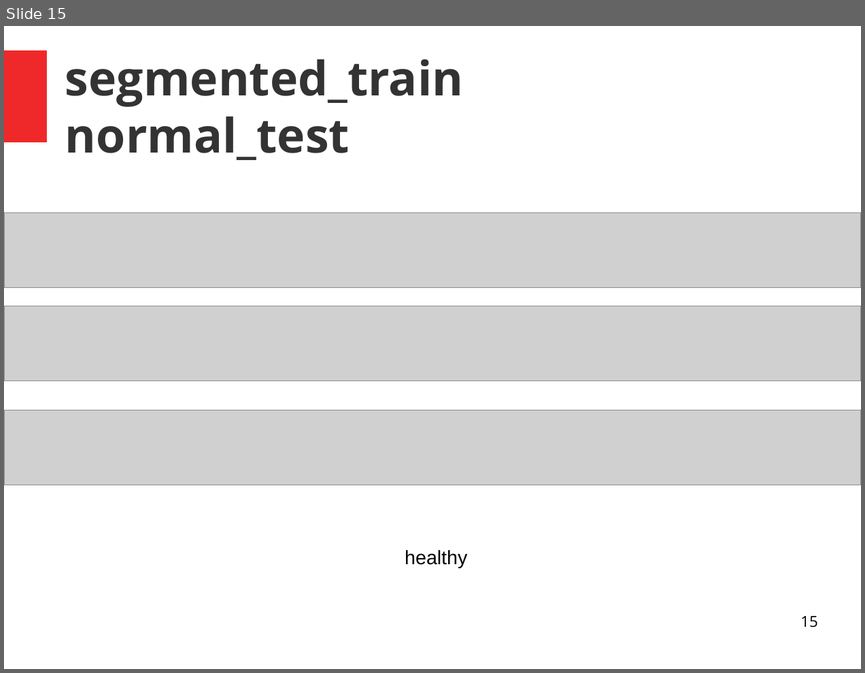
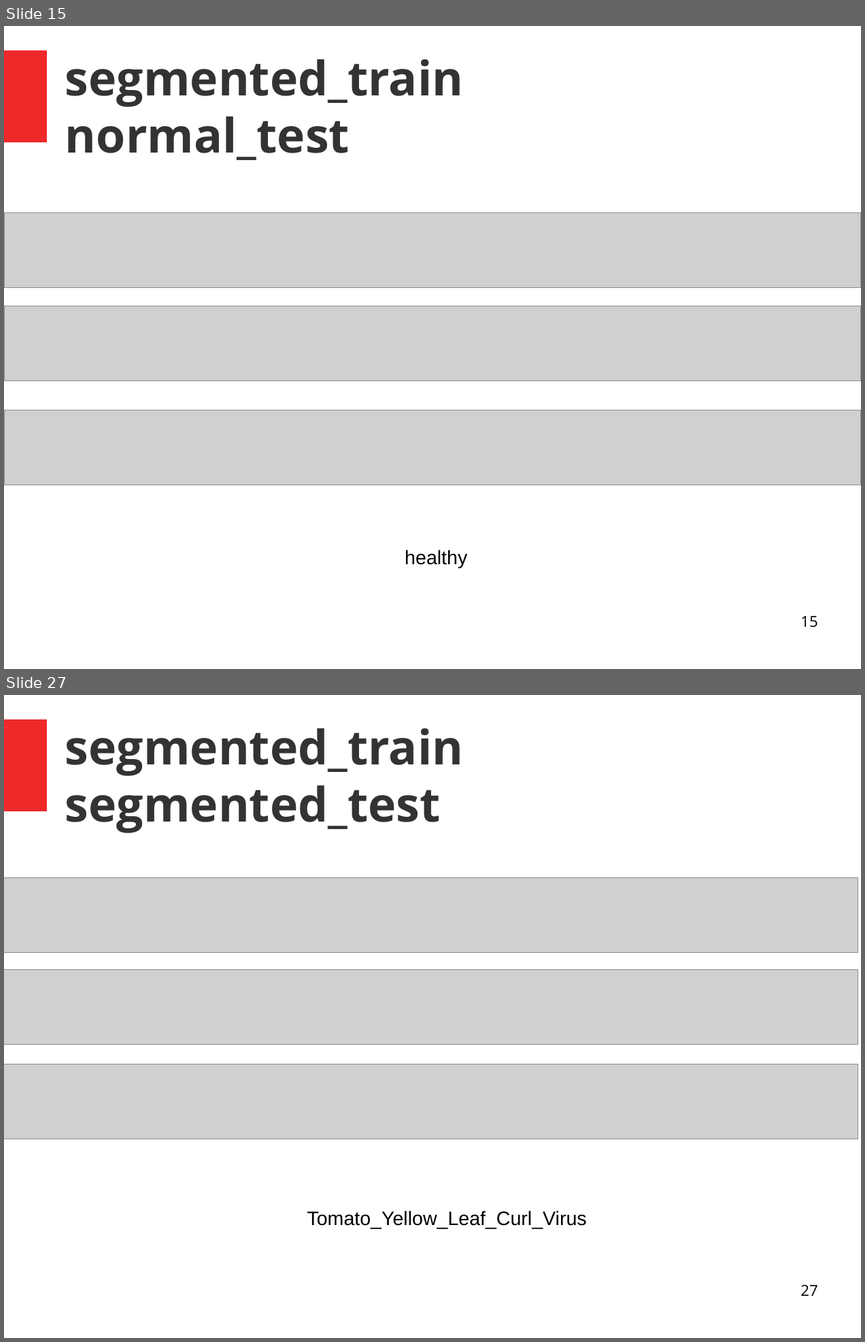
Before and after one commit to jarvis0/tomato-diseases, a slide deck: DL/model_evaluations/segmented_train/segmented_train.odp. Shown one above the other, each under a label of ours: slide 15 before the commit, slides 15 and 27 after it; the slides between them are not shown. The pictures are 865x673 and 865x1342 pixels, drawn with LibreOffice and Linux fonts; fonts in the diff are those of the drawing; grey boxes stand for pictures. Boxes give left, top, right and bottom in pixels: in the first picture for what was removed or moved away, otherwise in the second. Text is boxed around its words. In the diff, an @@ line names an element or a change of style, - is before the commit and + after.

```diff
--- a/DL/model_evaluations/segmented_train/segmented_train.odp
+++ b/DL/model_evaluations/segmented_train/segmented_train.odp
@@ slide 27 added at box(4, 695, 861, 1338), background #FFFFFF; not listed: 1 template element that a slide beside it also shows @@
@@ title added at box(65, 728, 463, 833), 44 pt, text #333333, bold @@
+segmented_train
+segmented_test
@@ picture added at box(4, 878, 857, 952) @@
@@ picture added at box(4, 970, 857, 1044) @@
@@ picture added at box(4, 1064, 857, 1139) @@
@@ text added at box(307, 1210, 587, 1229), 18 pt, text #000000 @@
+Tomato_Yellow_Leaf_Curl_Virus
@@ page number added at box(800, 1285, 817, 1295), 14 pt, text #000000 @@
+27
```
Also in this commit, not shown: 12 other slides added, 2 other files.
